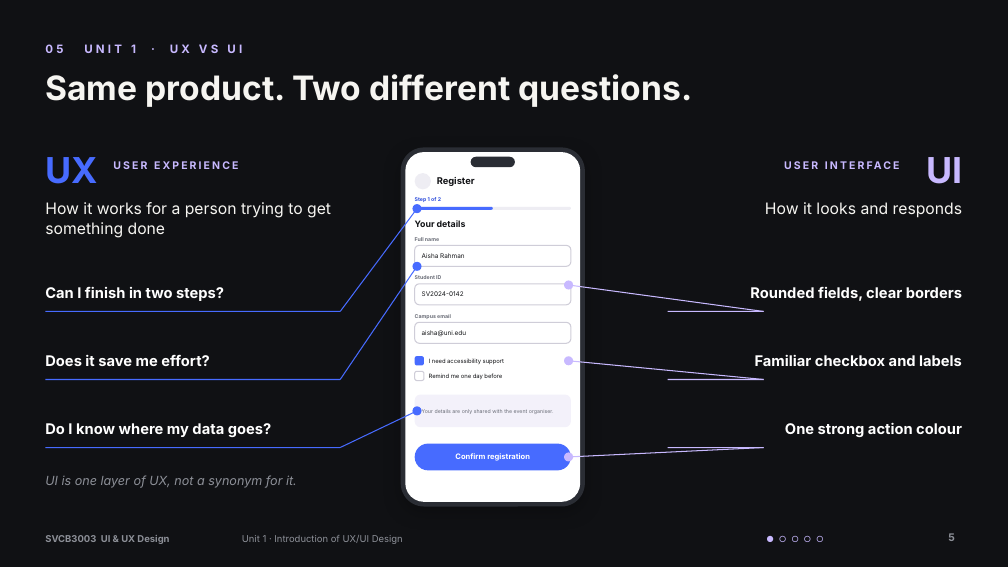
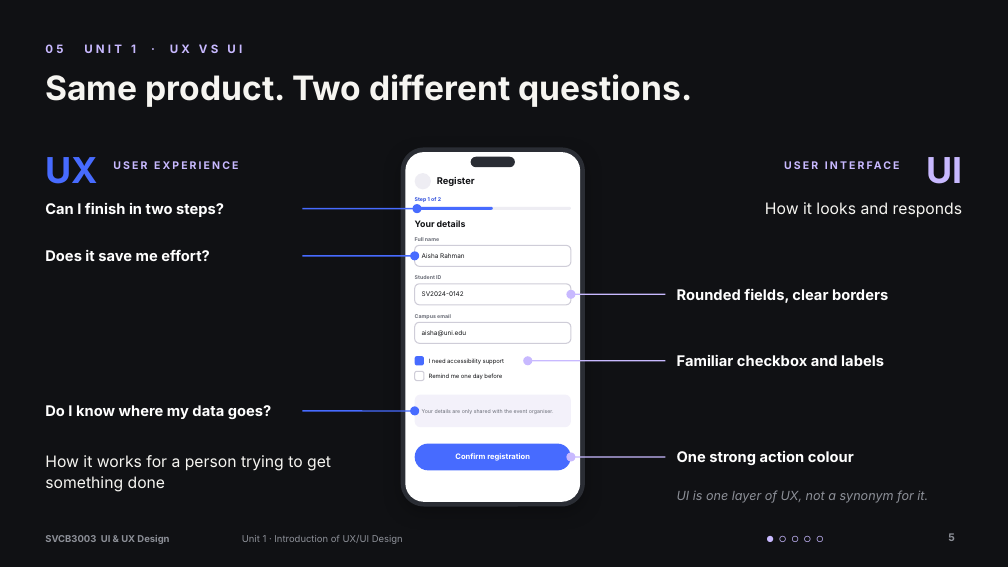
Before and after one commit to Juni233232/Portfolio, a slide deck: slide 5 of ux-ui-presentation/UX-UI-Design-Understanding-the-Experience.pptx. Drawn at 1008x567 pixels with LibreOffice and Linux fonts; fonts in the diff are those of the drawing; background and template pictures are left out. Boxes give left, top, right and bottom in pixels: in the first picture for what was removed or moved away, otherwise in the second. Text is boxed around its words. In the diff, an @@ line names an element or a change of style, - is before the commit and + after.

```diff
--- a/ux-ui-presentation/UX-UI-Design-Understanding-the-Experience.pptx
+++ b/ux-ui-presentation/UX-UI-Design-Understanding-the-Experience.pptx
@@ text "Can I finish in two ..." moved from (x1=45, y1=287, x2=224, y2=301) to (x1=45, y1=203, x2=224, y2=217) @@
@@ line added from (302, 209) to (417, 209), #476BFF 1.25 pt @@
@@ line removed from (340, 312) to (417, 209) @@
@@ text "Does it save me effort?" moved from (x1=45, y1=354, x2=209, y2=366) to (x1=45, y1=249, x2=209, y2=261) @@
@@ line added from (302, 256) to (415, 256), #476BFF 1.25 pt @@
@@ ellipse moved from (x1=413, y1=407, x2=422, y2=416) to (x1=411, y1=251, x2=420, y2=260) @@
@@ ellipse moved from (x1=564, y1=281, x2=573, y2=290) to (x1=566, y1=290, x2=575, y2=299) @@
@@ line removed from (764, 312) to (569, 285) @@
@@ line added from (571, 294) to (665, 294), #C8B9FF 1.25 pt @@
@@ text "Rounded fields, clear borders" moved from (x1=750, y1=287, x2=962, y2=301) to (x1=677, y1=288, x2=888, y2=303) @@
@@ line removed from (45, 312) to (340, 312) @@
@@ ellipse moved from (x1=564, y1=356, x2=573, y2=365) to (x1=523, y1=356, x2=532, y2=365) @@
@@ text "Familiar checkbox and labels" moved from (x1=755, y1=355, x2=962, y2=366) to (x1=677, y1=355, x2=884, y2=366) @@
@@ line removed from (45, 380) to (340, 380) @@
@@ line moved from (668, 312) - (764, 312) to (528, 361) - (665, 361) @@
@@ line (528, 361) - (665, 361): stroke #C8B9FF 1 pt to #C8B9FF 1.25 pt @@
@@ line removed from (764, 380) to (569, 361) @@
@@ line removed from (668, 380) to (764, 380) @@
@@ text "Do I know where my ..." moved from (x1=45, y1=423, x2=272, y2=437) to (x1=45, y1=405, x2=272, y2=419) @@
@@ line moved from (340, 380) - (417, 266) to (302, 411) - (415, 411) @@
@@ line (302, 411) - (415, 411): stroke #476BFF 1 pt to #476BFF 1.25 pt @@
@@ line removed from (340, 448) to (417, 411) @@
@@ ellipse moved from (x1=413, y1=262, x2=422, y2=271) to (x1=411, y1=407, x2=420, y2=416) @@
@@ line removed from (45, 448) to (340, 448) @@
@@ line removed from (764, 448) to (569, 457) @@
@@ alignment right to left in 3 elements at (x1=677, y1=355, x2=884, y2=366), (x1=677, y1=288, x2=888, y2=303), (x1=677, y1=451, x2=854, y2=465) @@
@@ text "One strong action colour" moved from (x1=785, y1=422, x2=962, y2=437) to (x1=677, y1=451, x2=854, y2=465) @@
@@ text "How it works for a ..." moved from (x1=45, y1=202, x2=331, y2=238) to (x1=45, y1=455, x2=331, y2=492) @@
@@ line moved from (668, 448) - (764, 448) to (571, 457) - (665, 457) @@
@@ line (571, 457) - (665, 457): stroke #C8B9FF 1 pt to #C8B9FF 1.25 pt @@
@@ text "UI is one layer of ..." moved from (x1=45, y1=475, x2=297, y2=488) to (x1=677, y1=490, x2=928, y2=503) @@
```
Also in this commit, not shown: 18 other slides changed, 14 other files.
